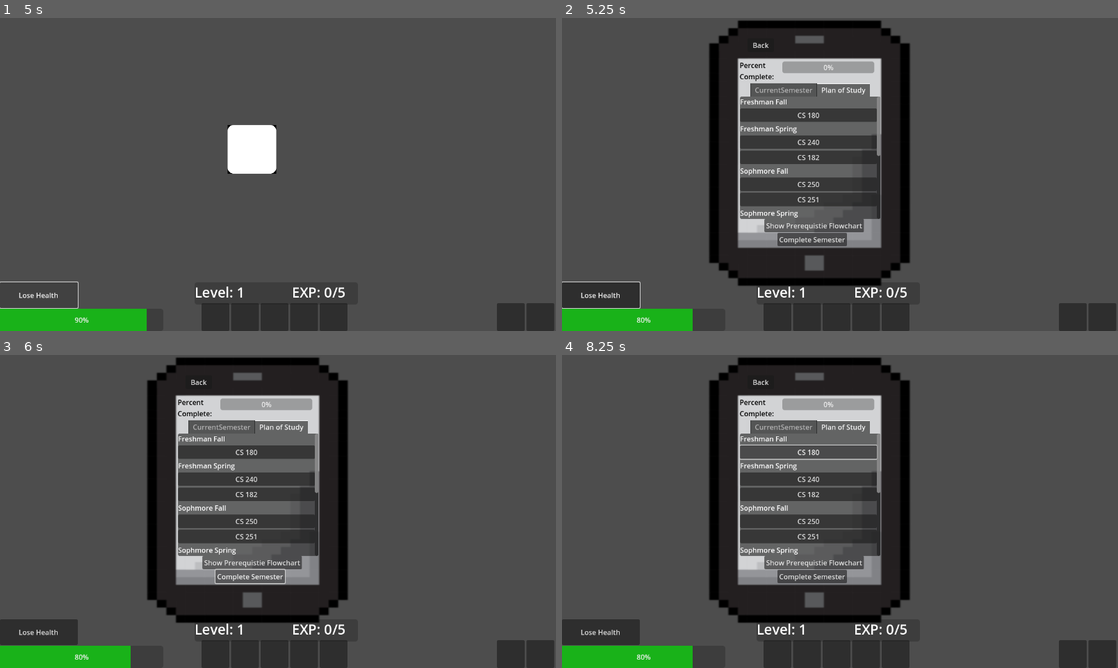
Above: before the commit, frames 1-4 (two rows, left to right).
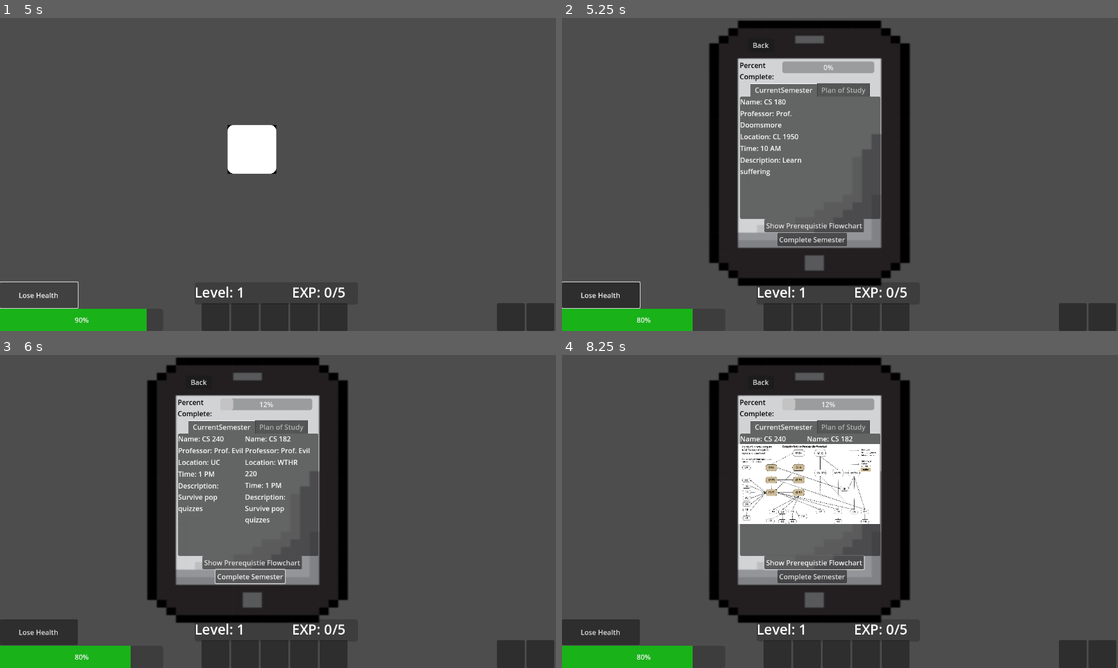
Above: after the commit, the same moments.

Repository: trex414/Profpocalypse-Purdue-Edition
Game: Godot game, scene res://test_main.tscn
Same seed, same stepped clock (60 frames per second), same inputs: the game is played once before the commit and once after it.
Inputs (mouse positions are in pixels of both pictures, inside the frame that each line leads up to):
- Up to frame 1 (5 s): click (216, 318) at 0.52 s; click (244, 318) at 1.27 s; click (272, 318) at 2 s; click (305, 318) at 2.75 s; click (333, 318) at 3.5 s; click "Lose Health" at 4.25 s
- Up to frame 2 (5.25 s): tap Enter at 5 s; move the mouse to (962, 158) at 5.02 s; hold D (move_right) from 5.03 s (still down); tap C (courses_information) at 5.1 s
- Up to frame 3 (6 s): release D (move_right) at 5.75 s; click "Complete Semester" at 5.75 s
- Up to frame 4 (8.25 s): click "Back" at 6.5 s; click "Show Prerequistie Flowchart" at 7.25 s; click (806, 452) at 8 s, where only the run before the commit has a clickable "CS 180"

Frame 1 is identical in both runs. In frame 2, 6.1% of the frame differs, in the area x 32-58%, y 20-64%; in frame 3, 6.5%; in frame 4, 8.5%, in the area x 31-58%, y 14-69%.

Commit message:
First attempt at adding prerequisite flowchart

Diff:
--- a/MajorInformation/Scenes/MajorInformation.tscn
+++ b/MajorInformation/Scenes/MajorInformation.tscn
@@ -1,7 +1,8 @@
-[gd_scene load_steps=5 format=3 uid="uid://cvrxgp7n4t4jb"]
+[gd_scene load_steps=6 format=3 uid="uid://cvrxgp7n4t4jb"]
 
 [ext_resource type="Script" path="res://MajorInformation/Script/majorInformation.gd" id="1_6ocl2"]
 [ext_resource type="Texture2D" uid="uid://c0icqgx3rmp4u" path="res://MajorInformation/Assets/pngtree-pixel-phone-mobile-art-bit-png-image_4676859.png" id="2_kekh8"]
+[ext_resource type="Texture2D" uid="uid://diu8tqveqey0c" path="res://MajorInformation/Assets/PrerequisiteFlowchart.png" id="2_o3dfs"]
 
 [sub_resource type="Theme" id="Theme_tiob2"]
 
@@ -26,7 +27,7 @@
 offset_bottom = 529.0
 theme = SubResource("Theme_tiob2")
 
-[node name="TextureRect" type="TextureRect" parent="CanvasLayer/Panel"]
+[node name="PhoneBackground" type="TextureRect" parent="CanvasLayer/Panel"]
 offset_left = -295.0
 offset_top = -144.0
 offset_right = 621.0
@@ -39,6 +40,7 @@
 offset_top = 8.0
 offset_right = 312.0
 offset_bottom = 35.0
+max_value = 8.0
 
 [node name="PercentComplete" type="Label" parent="CanvasLayer/Panel"]
 layout_mode = 0
@@ -66,7 +68,7 @@
 offset_bottom = 433.0
 text = "Complete Semester"
 
-[node name="PrerequisiteFlowchart" type="Button" parent="CanvasLayer/Panel"]
+[node name="PrerequisiteFlowchartButton" type="Button" parent="CanvasLayer/Panel"]
 layout_mode = 0
 offset_left = 20.0
 offset_top = -45.0
@@ -81,15 +83,15 @@
 offset_right = 326.0
 offset_bottom = 370.0
 tab_alignment = 1
-current_tab = 1
+current_tab = 0
 
 [node name="CurrentSemester" type="GridContainer" parent="CanvasLayer/Panel/TabContainer"]
-visible = false
 layout_mode = 2
 columns = 2
 metadata/_tab_index = 0
 
 [node name="Plan of Study" type="ScrollContainer" parent="CanvasLayer/Panel/TabContainer"]
+visible = false
 layout_mode = 2
 metadata/_tab_index = 1
 
@@ -174,3 +176,12 @@
 layout_mode = 2
 text = "CS 407
 "
+
+[node name="PrerequisiteFlowchartTexture" type="TextureRect" parent="CanvasLayer/Panel"]
+visible = false
+offset_left = -1.0
+offset_top = 113.0
+offset_right = 325.0
+offset_bottom = 297.0
+texture = ExtResource("2_o3dfs")
+expand_mode = 1
--- a/MajorInformation/Script/majorInformation.gd
+++ b/MajorInformation/Script/majorInformation.gd
@@ -31,13 +31,20 @@
 ]
 
 var current_semester: String = "Freshman Fall"  # Change this to switch displayed semester
+var semester_index: int = 0  # Tracks which semester we're on
 
+@onready var flowchart = $CanvasLayer/Panel/PrerequisiteFlowchartTexture
 @onready var grid_container = $CanvasLayer/Panel/TabContainer/CurrentSemester
 @onready var CompleteSemester = $CanvasLayer/Panel/CompleteSemester
+@onready var progress_bar = $CanvasLayer/Panel/ProgressBar
+@onready var PrerequisiteFlowchartButton = $CanvasLayer/Panel/PrerequisiteFlowchartButton
 
 func _ready():
 	update_display()
 	CompleteSemester.pressed.connect(_on_complete_semester_pressed)
+	progress_bar.value = semester_index
+	flowchart.visible = false
+	PrerequisiteFlowchartButton.pressed.connect(toggle_flowchart)
 	toggle_MajorInfo()
 
 func update_display():
@@ -54,6 +61,9 @@
 				# Add labels for each course field
 				for field in ["name", "professor", "location", "time", "description"]:
 					var label = Label.new()
+					label.autowrap_mode = TextServer.AUTOWRAP_WORD  # Enables word wrapping
+					label.size_flags_horizontal = Control.SIZE_EXPAND_FILL  # Allows resizing to fit container
+					label.custom_minimum_size.x = 150  # Set a fixed width (adjust as needed)
 					label.text = field.capitalize() + ": " + course[field]
 					vbox.add_child(label)
 
@@ -77,6 +87,7 @@
 		update_display()
 		print("Major Info opened.")
 	else:
+		flowchart.visible = false
 		print("Major Info closed.")
 
 
@@ -84,12 +95,18 @@
 	var next_semester = get_next_semester()
 	if next_semester:
 		current_semester = next_semester
+		semester_index += 1  # Increment semester index
+		progress_bar.value = semester_index  # Update progress bar
 		update_display()
 	else:
 		print("No more semesters!")  # Debug message
+		clear_current_semester()
+		progress_bar.value = 8  # Update progress bar
 
 func get_next_semester() -> String:
-	for i in range(course_list.size()):
-		if course_list[i]["semester"] == current_semester and i + 1 < course_list.size():
-			return course_list[i + 1]["semester"]
+	if semester_index + 1 < course_list.size():
+		return course_list[semester_index + 1]["semester"]
 	return ""  # No more semesters
+
+func toggle_flowchart():
+	flowchart.visible = !flowchart.visible  # Toggle visibility
Binary file added: MajorInformation/Assets/PrerequisiteFlowchart.png
Not shown, added: MajorInformation/Assets/PrerequisiteFlowchart.png.import
Not shown, added: MajorInformation/.DS_Store
Not shown, added: MajorInformation/Assets/.DS_Store
